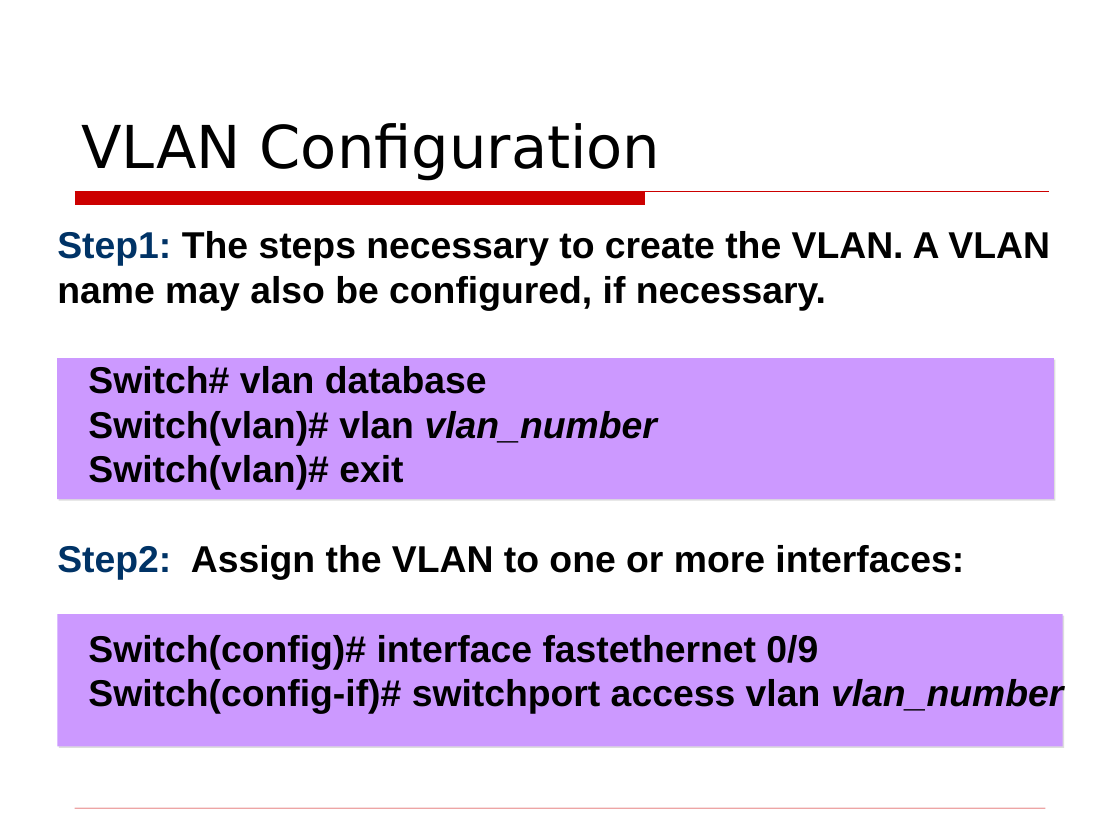
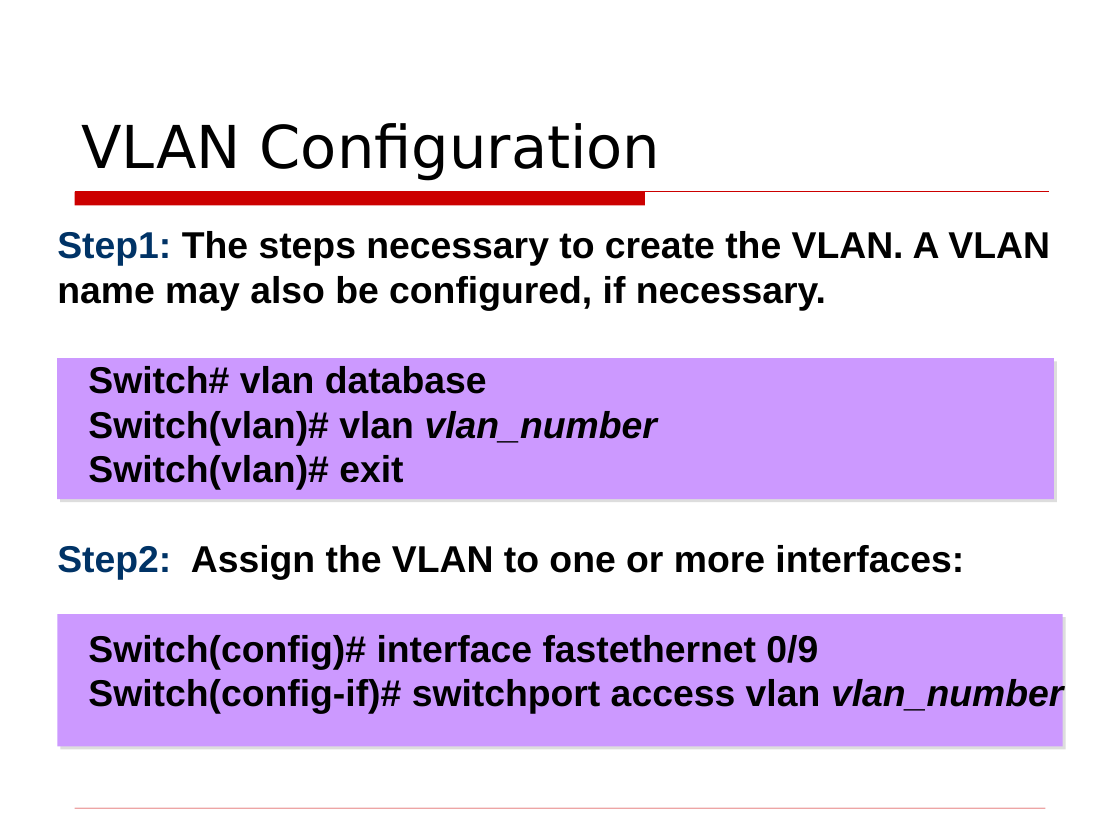
Before and after one commit to InnoMachine/Notes, a slide deck: slide 58 of Previous_version_slides_TSS/网络/第9章：局域网交换与VLAN.ppt. Drawn at 1120x840 pixels with LibreOffice and Linux fonts; fonts in the diff are those of the drawing; background and template pictures are left out. Boxes give left, top, right and bottom in pixels: in the first picture for what was removed or moved away, otherwise in the second. Text is boxed around its words. In the diff, an @@ line names an element or a change of style, - is before the commit and + after.

```diff
--- a/Previous_version_slides_TSS/网络/第9章：局域网交换与VLAN.ppt
+++ b/Previous_version_slides_TSS/网络/第9章：局域网交换与VLAN.ppt
@@ rectangle at (x1=57, y1=358, x2=1054, y2=500): shadow changed @@
@@ rectangle at (x1=57, y1=614, x2=1063, y2=746): shadow changed @@
```
Also in this commit, not shown: 66 other slides changed, 1 other file.
